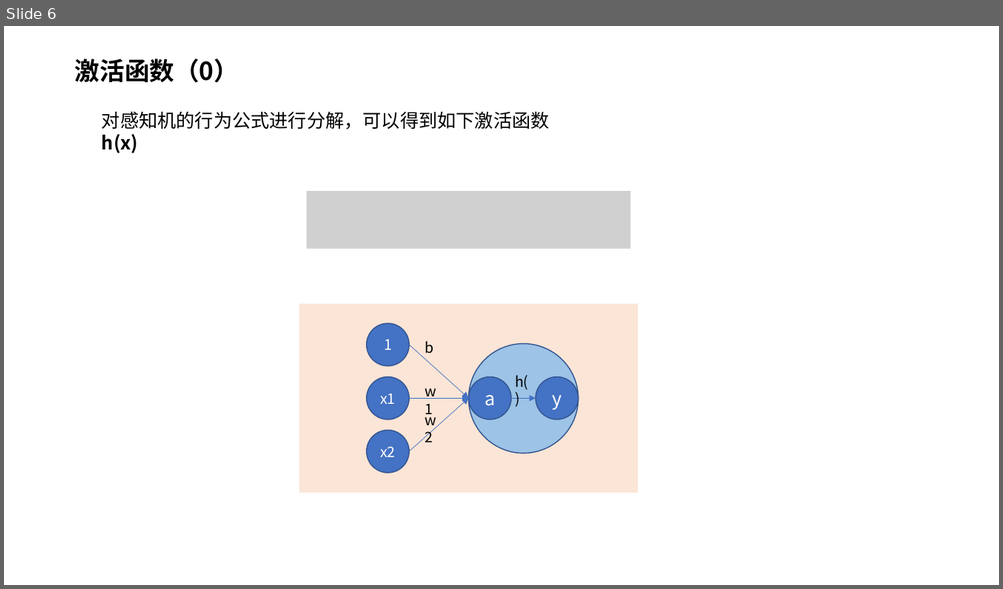
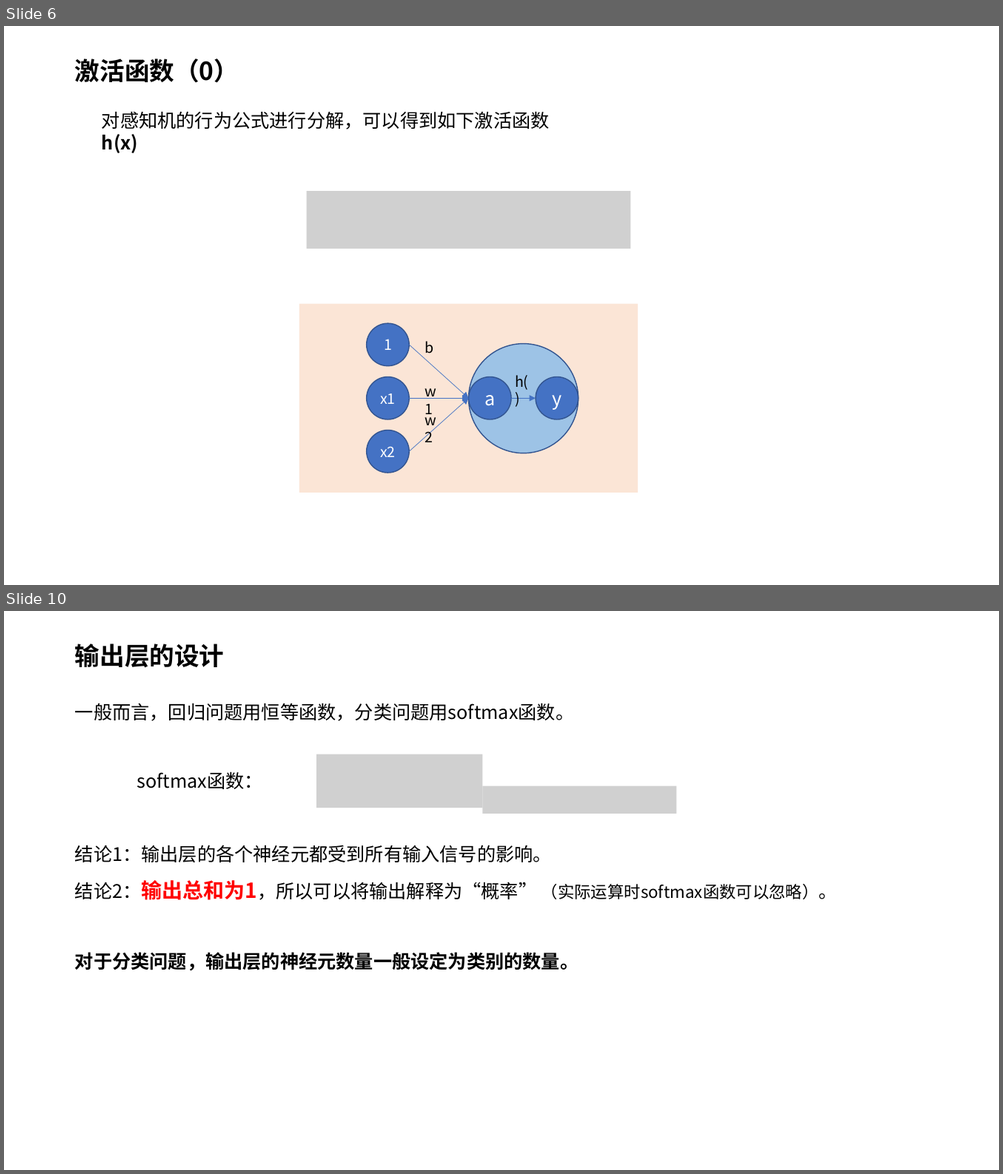
Before and after one commit to superzhangzl/blog-note, a slide deck: 《深度学习入门》小结/《深度学习入门》分享.pptx. Shown one above the other, each under a label of ours: slide 6 before the commit, slides 6 and 10 after it; the slides between them are not shown. The pictures are 1003x589 and 1003x1174 pixels, drawn with LibreOffice and Linux fonts; fonts in the diff are those of the drawing; grey boxes stand for pictures. Boxes give left, top, right and bottom in pixels: in the first picture for what was removed or moved away, otherwise in the second. Text is boxed around its words. In the diff, an @@ line names an element or a change of style, - is before the commit and + after.

```diff
--- a/《深度学习入门》小结/《深度学习入门》分享.pptx
+++ b/《深度学习入门》小结/《深度学习入门》分享.pptx
@@ slide 10 added at (4,611,999,1170), background #FFFFFF @@
@@ text added at (75,644,225,668), 24 pt, text #000000, bold @@
+输出层的设计
@@ text added at (75,703,574,721), 18 pt, text #000000 @@
+一般而言，回归问题用恒等函数，分类问题用softmax函数。
@@ picture added at (316,755,483,808) @@
@@ text added at (137,772,263,789), 18 pt, text #000000 @@
+softmax函数：
@@ picture added at (482,786,676,814) @@
@@ text added at (75,845,837,900), 18 pt, text #000000 @@
+结论1：输出层的各个神经元都受到所有输入信号的影响。
+结论2：输出总和为1，所以可以将输出解释为“概率” （实际运算时softmax函数可以忽略）。
@@ text added at (75,952,578,971), 18 pt, text #000000, bold @@
+对于分类问题，输出层的神经元数量一般设定为类别的数量。
```
Also in this commit, not shown: 1 slide changed, 3 other slides added.
